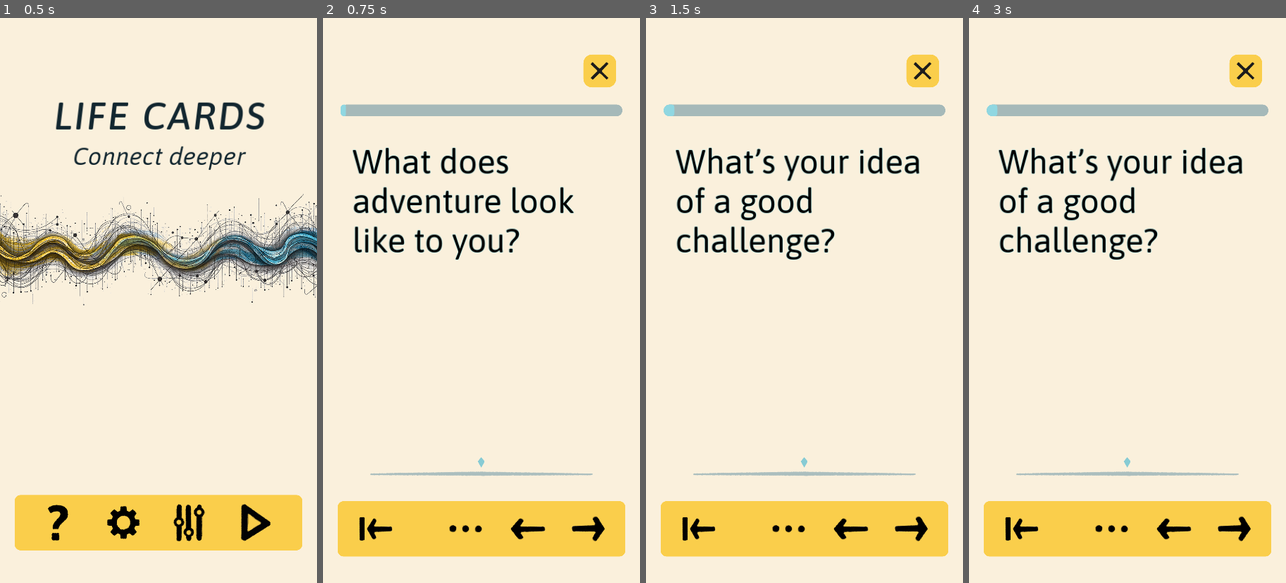
Above: before the commit, frames 1-4 (left to right).
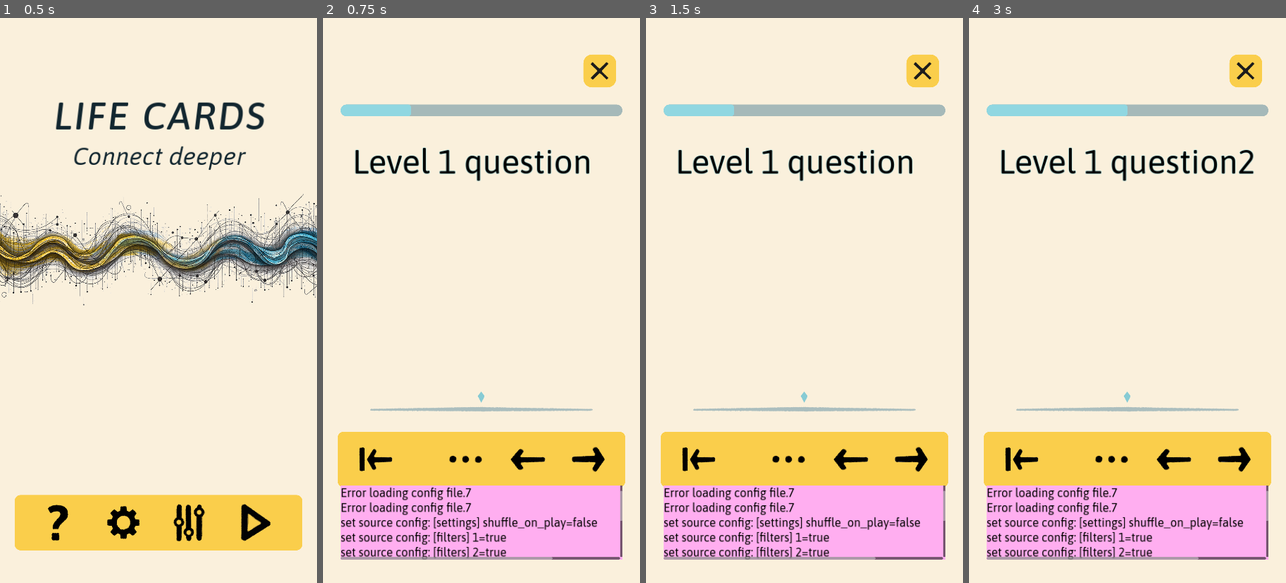
Above: after the commit, the same moments.

Repository: edoartworks/LifeCards
Game: Godot game, scene res://Game/screen_main.tscn
Same seed, same stepped clock (60 frames per second), same inputs: the game is played once before the commit and once after it.
Inputs (mouse positions are in pixels of both pictures, inside the frame that each line leads up to; where the layout moved, square brackets give the same spot in the first picture):
- Up to frame 1 (0.5 s): no input
- Up to frame 2 (0.75 s): click (576, 520) at 0.5 s
- Up to frame 3 (1.5 s): click (899, 520) at 1.25 s
- Up to frame 4 (3 s): click (1159, 520) at 2 s; click (1232, 458) [1232, 526] at 2.75 s

Frame 1 is identical in both runs. In frame 2, 25% of the frame differs, in the area x 4-96%, y 15-96%; in frame 3, 25%; in frame 4, 25%.

Commit message:
WIP rework delete questions
Improved delete current Q logic + added logic to delete all questions (missing settings button)

Diff:
--- a/Game/Globals/Deck.gd
+++ b/Game/Globals/Deck.gd
@@ -71,7 +71,6 @@
 			file.store_line("  - " + question)
 	file.close()
 
-	# Handle updating the active deck (QUESTIONS)
 	if IS_DECK_SHUFFLED:
 		# Only insert the question into the active deck if its category is enabled.
 		if Config.get_config("filters", category):
@@ -81,8 +80,50 @@
 
 	SignalBus.new_question_added.emit()
 	Debug.log("Added question: [" + category + "] " + new_question)
-	# TODO: bug: if adding a Q to a category that's currently disabled
-	# The progress bar will go up by 1, but it shouldn't
+
+
+func delete_current_question() -> bool:
+	var file = FileAccess.open(QUESTIONS_USER_PATH, FileAccess.WRITE)
+	if not file:
+		Debug.log(str("Failed to open user file: ", QUESTIONS_USER_PATH))
+		return false
+
+	var questions_dict: Dictionary = ALL_QUESTIONS
+	if QUESTIONS.is_empty():
+		Debug.log("Trying to delete question on empty list.")
+		return false
+
+	# Delete question
+	var current_question = QUESTIONS[CURRENT_QUESTION_IDX]
+	for category in questions_dict.keys():
+		if Config.get_config("filters", category) and current_question in questions_dict[category]:
+			questions_dict[category].erase(current_question)
+			break
+	# Write all categories back to the file, including empty ones for reusability
+	for category_key in questions_dict.keys():
+		file.store_line(category_key + ":")
+		for question in questions_dict[category_key]:
+			file.store_line("  - " + question)
+	file.close()
+	Debug.log("Deleting question: " + current_question)
+	return true
+
+
+func delete_all_questions() -> void:
+	var file = FileAccess.open(QUESTIONS_USER_PATH, FileAccess.WRITE)
+	if not file:
+		Debug.log(str("Failed to open user file: ", QUESTIONS_USER_PATH))
+		return
+
+	var questions_dict: Dictionary = ALL_QUESTIONS
+	for category in questions_dict.keys():
+		questions_dict[category] = []  # Empty the list for each category
+
+	for category_key in questions_dict.keys():
+		file.store_line(category_key + ":")
+
+	file.close()
+	Debug.log("All questions deleted, file reset to empty categories.")
 
 
 func get_current_question_category() -> String:
--- a/Game/Globals/File.gd
+++ b/Game/Globals/File.gd
@@ -4,7 +4,7 @@
 	var all_questions: Dictionary = {}
 	var file := FileAccess.open(file_path, FileAccess.READ)
 	if file == null:
-		Debug.log("Unable to open file: " + file_path)
+		Debug.log("Failed to open file: " + file_path)
 		return {}
 
 	var line: String
@@ -39,7 +39,7 @@
 				lines.append(line)
 		file.close()
 	else:
-		Debug.log(str("Failed to open file at path: ", file_path))
+		Debug.log(str("Failed to open file: ", file_path))
 	return lines
 
 
@@ -55,9 +55,9 @@
 		if destination_file:
 			destination_file.store_buffer(source_file.get_buffer(source_file.get_length()))
 			destination_file.close()
-			Debug.log(str("File copied to user folder: " + destination_path))
+			Debug.log(str("File [" + source_path + "] copied to: [" + destination_path + "]"))
 		else:
-			Debug.log(str("Failed to open user file: " + destination_path))
+			Debug.log(str("Failed to open file: " + destination_path))
 		source_file.close()
 	else:
 		Debug.log(str("Failed to open source file: " + source_path))
--- a/Game/Globals/Main.gd
+++ b/Game/Globals/Main.gd
@@ -2,7 +2,7 @@
 
 var IS_KEYBOARD_OPEN = false # Read/write from other screens
 
-var DEBUG_MODE = false
+var DEBUG_MODE = true
 var DEBUG_QS_FILE_PATH = "res://Data/DEBUG_questions.yml"
 var DEBUG_RESET_USR_QS = false
 var DEBUG_RESET_CONFIG = false
--- a/Game/card_menu.gd
+++ b/Game/card_menu.gd
@@ -6,36 +6,8 @@
 
 
 func _on_btn_delete_q_pressed() -> void:
-	delete_current_question()
-	SignalBus.current_question_deleted.emit()
-
-
-func delete_current_question() -> void:
-	var file = FileAccess.open(Deck.QUESTIONS_USER_PATH, FileAccess.WRITE)
-	if not file:
-		Debug.log(str("Failed to open user file: ", Deck.QUESTIONS_USER_PATH))
-		return
-
-	var questions_dict: Dictionary = Deck.ALL_QUESTIONS
-
-	if Deck.QUESTIONS.size() == 1:
-		Debug.log("Cannot delete the last question. Add one first.")
-		return
-
-	var current_question = Deck.QUESTIONS[Deck.CURRENT_QUESTION_IDX]
-
-	for category in questions_dict.keys():
-		if current_question in questions_dict[category]:
-			questions_dict[category].erase(current_question)
-			break
-
-	for category_key in questions_dict.keys():
-		file.store_line(category_key + ":")
-		for question in questions_dict[category_key]:
-			file.store_line("  - " + question)
-	file.close()
-
-	Debug.log("Deleting question: " + current_question)
+	if Deck.delete_current_question():
+		SignalBus.current_question_deleted.emit()
 
 
 func _on_btn_shuffle_deck_pressed() -> void:
--- a/Game/screen_card.gd
+++ b/Game/screen_card.gd
@@ -1,5 +1,4 @@
 extends CanvasLayer
-
 
 @export var card_path :NodePath
 @export var menu_overlay_path :NodePath
@@ -96,8 +95,9 @@
 
 
 func _refresh_card_text() -> void:
-	CARD.set_card_text(Deck.QUESTIONS[Deck.CURRENT_QUESTION_IDX])
-	_update_category_art()
+	if not Deck.QUESTIONS.is_empty():
+		CARD.set_card_text(Deck.QUESTIONS[Deck.CURRENT_QUESTION_IDX])
+		_update_category_art()
 
 
 func _on_btn_fwd_pressed() -> void:
@@ -131,6 +131,7 @@
 		Deck.CURRENT_QUESTION_IDX += 1
 		if not _change_card_back():
 			CARD.set_card_text("")
+			CATEG_ART.texture = null
 			Debug.log("No more questions left in the deck!")
 
 
--- a/Game/screen_card.tscn
+++ b/Game/screen_card.tscn
@@ -102,6 +102,7 @@
 layout_mode = 2
 
 [node name="category_art" type="TextureRect" parent="BG/cont_margin/VBoxContainer"]
+custom_minimum_size = Vector2(0, 72)
 layout_mode = 2
 texture = ExtResource("5_4jntk")
 expand_mode = 5
